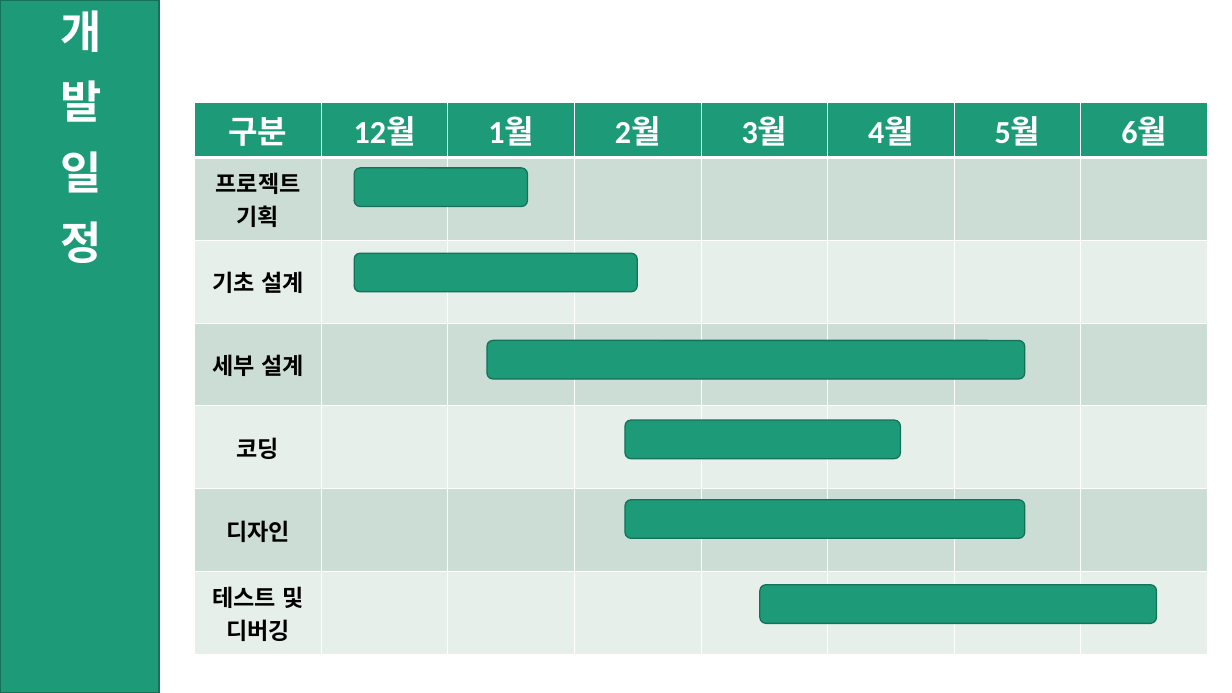
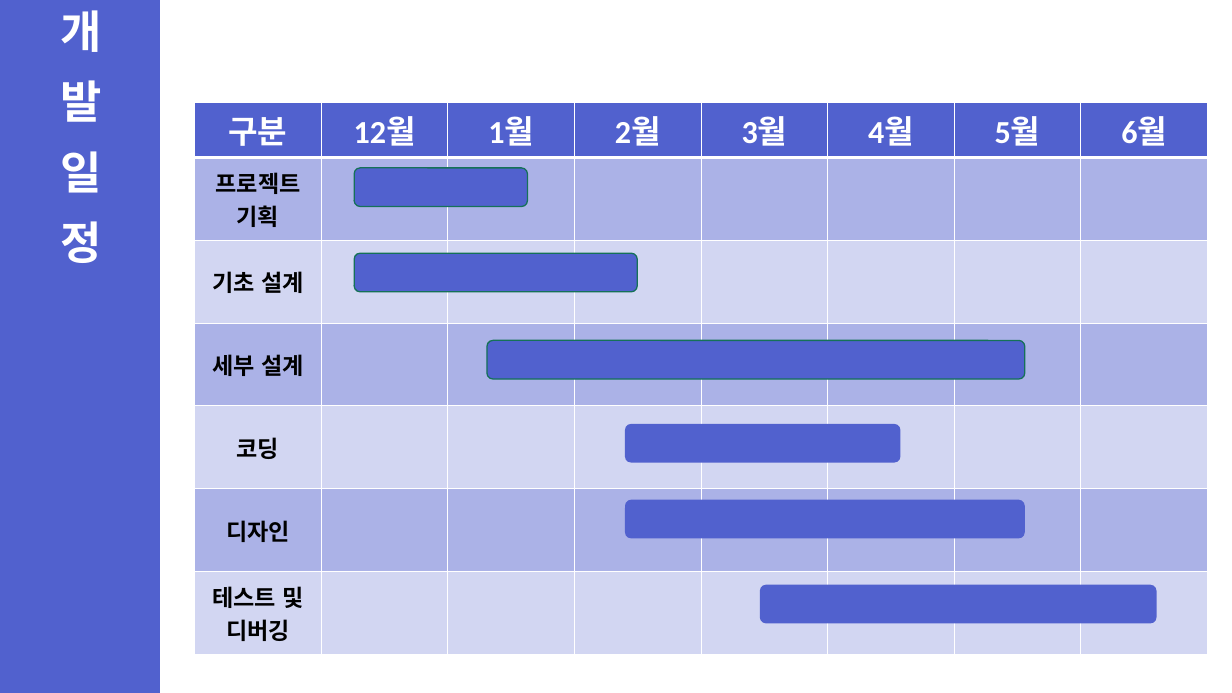
Before and after one commit to ShinHyeonSeong/Final, a slide deck: slide 6 of 기획 UI/A조 프로토타입 발표.pptx (slide 7 before the commit). Drawn at 1232x693 pixels with LibreOffice and Linux fonts; fonts in the diff are those of the drawing. Boxes give left, top, right and bottom in pixels: in the first picture for what was removed or moved away, otherwise in the second. Text is boxed around its words. In the diff, an @@ line names an element or a change of style, - is before the commit and + after.

```diff
--- a/기획 UI/A조 프로토타입 발표.pptx
+++ b/기획 UI/A조 프로토타입 발표.pptx
@@ rectangle "개 발 일 정" at [0,0,159,693]: fill #1D9A78 to #5161CE; outline #157259 1 pt to #5161CE 1 pt @@
@@ table at [195,102,1208,646] @@
@@ fill #1D9A78 to #5161CE in row 1 @@
@@ fill #CDDED6 to #ABB2E7 in 24 cells @@
@@ fill #E8EFEC to #D2D6F2 in 24 cells @@
@@ fill #1D9A78 to #5161CE in 3 elements at [354,168,528,207], [354,253,637,292], [487,340,1025,379] @@
@@ fill #1D9A78 to #5161CE; outline #157259 1 pt to none in 3 elements at [625,500,1025,539], [760,585,1156,624], [625,424,900,463] @@
@@ rounded rectangle: place and size @@
-rounded rectangle at [625,421,900,459]
+rounded rectangle at [625,424,900,463]
```
Also in this commit, not shown: 5 other slides changed, 1 slide removed, 7 other files.
